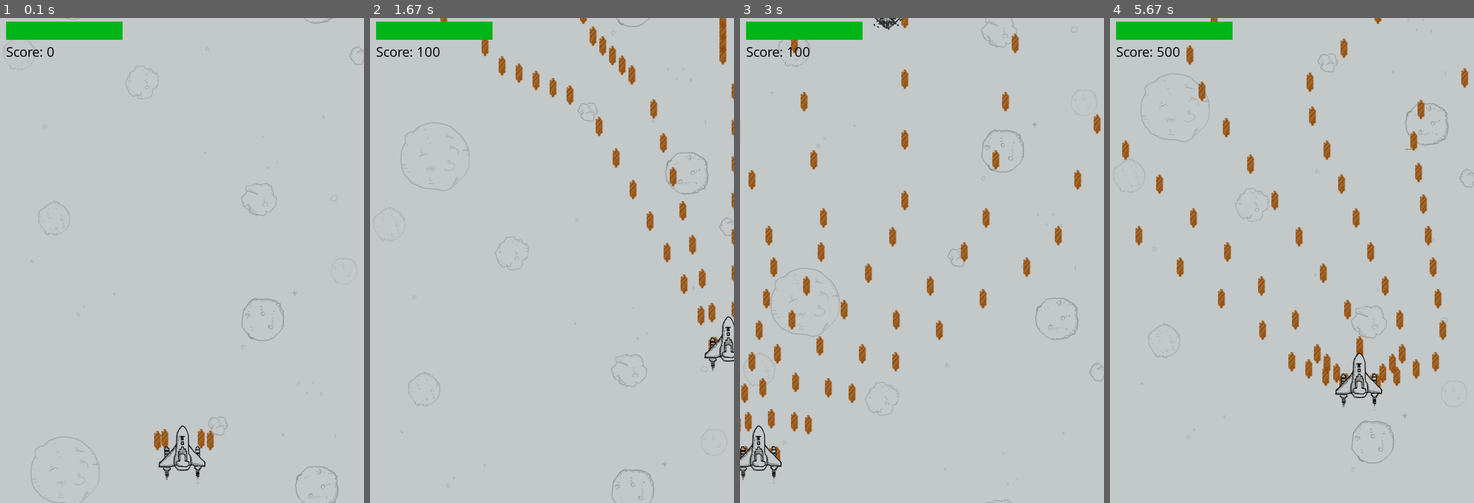
Above: before the commit, frames 1-4 (left to right).
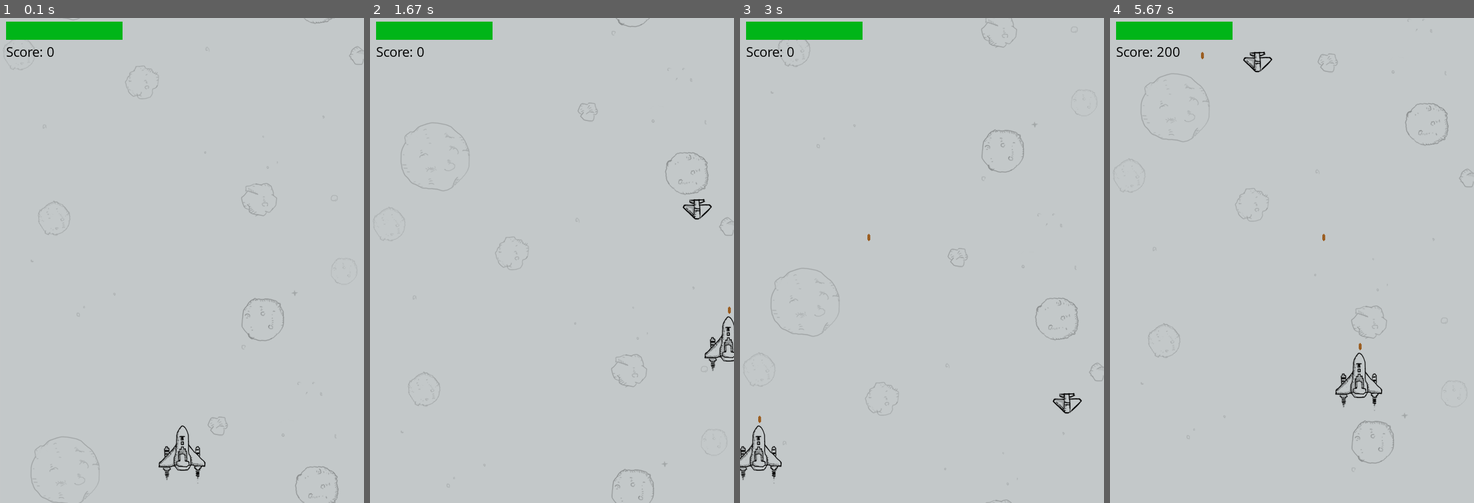
Above: after the commit, the same moments.

Repository: JosephLiu164/My_Pygame
Game: pygame game, started from main.py
The game is run twice, just before and just after one commit, with the same random seed, the same clock (stepped at 60 frames per second) and the same inputs.
Inputs:
- Up to frame 1 (0.1 s): no input
- Up to frame 2 (1.67 s): hold Right 0.33-0.8 s; hold Up 0.83-1.13 s; hold Right 1.17-1.63 s
- Up to frame 3 (3 s): hold Left 1.67-2.2 s; hold Down 2.23-2.53 s; hold Left 2.57-2.97 s
- Up to frame 4 (5.67 s): hold Up 3-3.37 s; hold Right 3.4-4.03 s; hold Down 4.07-4.43 s; hold Left 4.47-4.93 s; hold Right 4.97-5.43 s; hold Up from 5.47 s (still down)

The runs differ from the first frame. In frame 1, 0.3% of the frame differs, in the area x 42-59%, y 84-90%; in frame 2, 2.3%; in frame 3, 3.5%; in frame 4, 3.7%, in the area x 3-99%, y 0-78%.

Commit message:
1. Added the supply of life recovering

Diff:
--- a/myplane.py
+++ b/myplane.py
@@ -26,7 +26,7 @@
         self.active = True  # Whether the plane is alive or destroyed
         self.invincible = False  # The plane is invincible for 3 seconds when initialized
         self.hit = False
-        self.bullet_level = 10  #Bullet level of my plane
+        self.bullet_level = 1  #Bullet level of my plane
         self.life = 100
 
     # ====================Define the movement of my plane====================
